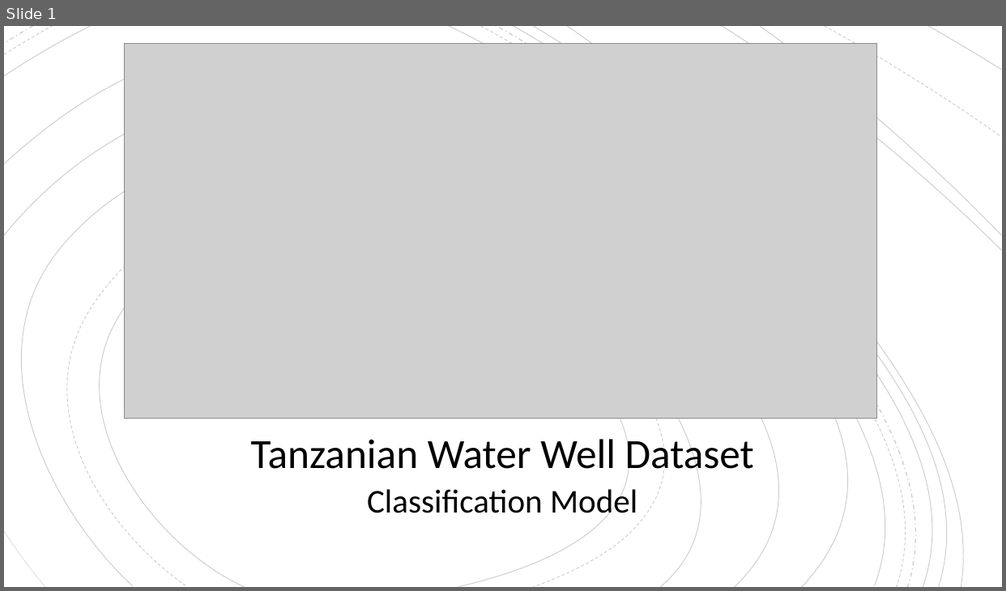
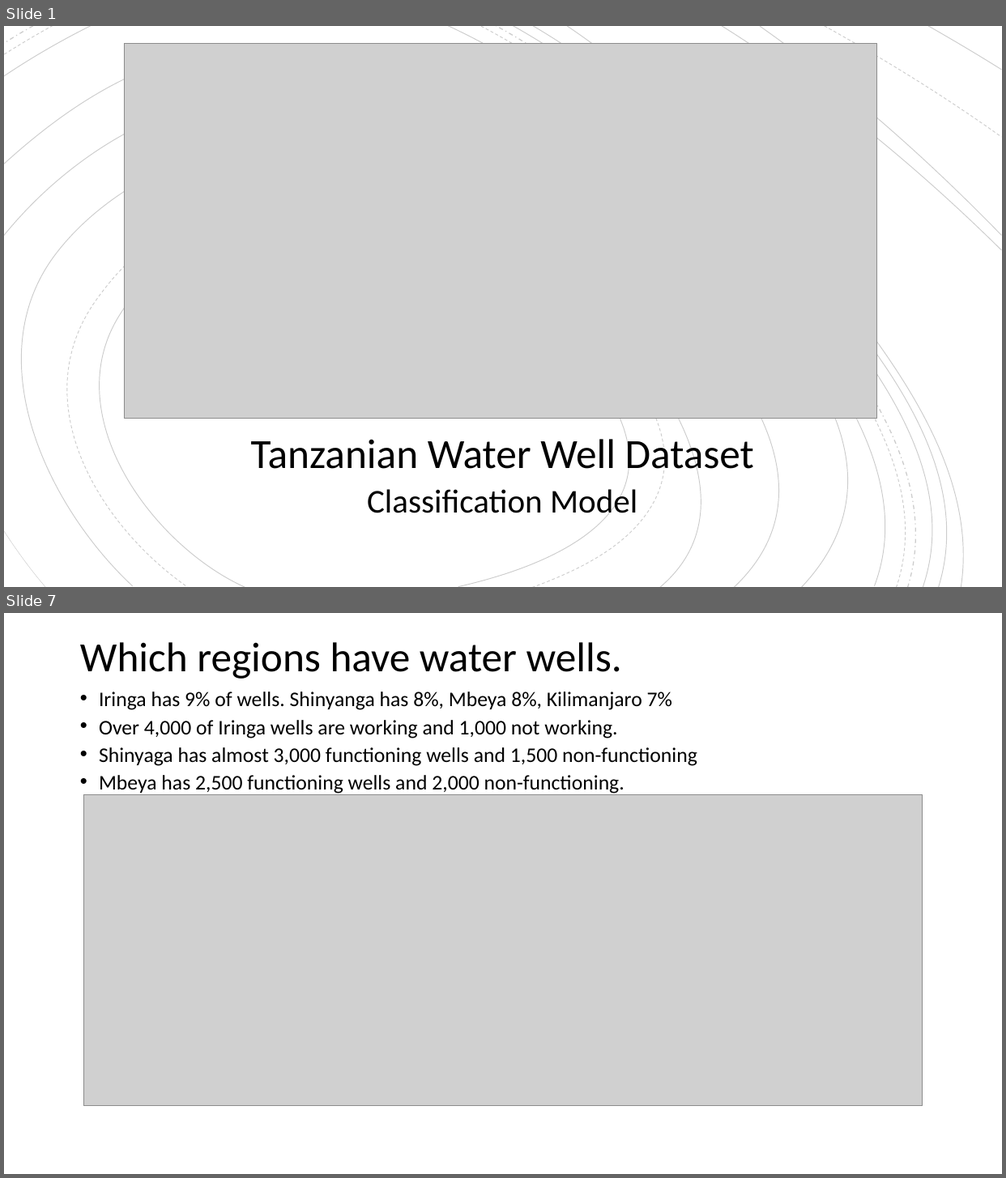
Before and after one commit to davidrtorres/Model-3-Tanzania-Water-Crisis, a slide deck: Presentation1.pptx. Shown one above the other, each under a label of ours: slide 1 before the commit, slides 1 and 7 after it; the slides between them are not shown. The pictures are 1006x591 and 1006x1178 pixels, drawn with LibreOffice and Linux fonts; fonts in the diff are those of the drawing; grey boxes stand for pictures. Boxes give left, top, right and bottom in pixels: in the first picture for what was removed or moved away, otherwise in the second. Text is boxed around its words. In the diff, an @@ line names an element or a change of style, - is before the commit and + after.

```diff
--- a/Presentation1.pptx
+++ b/Presentation1.pptx
@@ slide 7 added at [4, 613, 1002, 1174], background #FFFFFF @@
@@ title added at [80, 642, 622, 679], 40 pt, text #000000 @@
+Which regions have water wells.
@@ text added at [99, 692, 697, 794], 20 pt, text #000000 @@
+• Iringa has 9% of wells. Shinyanga has 8%, Mbeya 8%, Kilimanjaro 7%
+• Over 4,000 of Iringa wells are working and 1,000 not working.
+• Shinyaga has almost 3,000 functioning wells and 1,500 non-functioning
+• Mbeya has 2,500 functioning wells and 2,000 non-functioning.
@@ picture added at [83, 795, 923, 1106] @@
```
Also in this commit, not shown: 7 other slides added, 4 other files.
